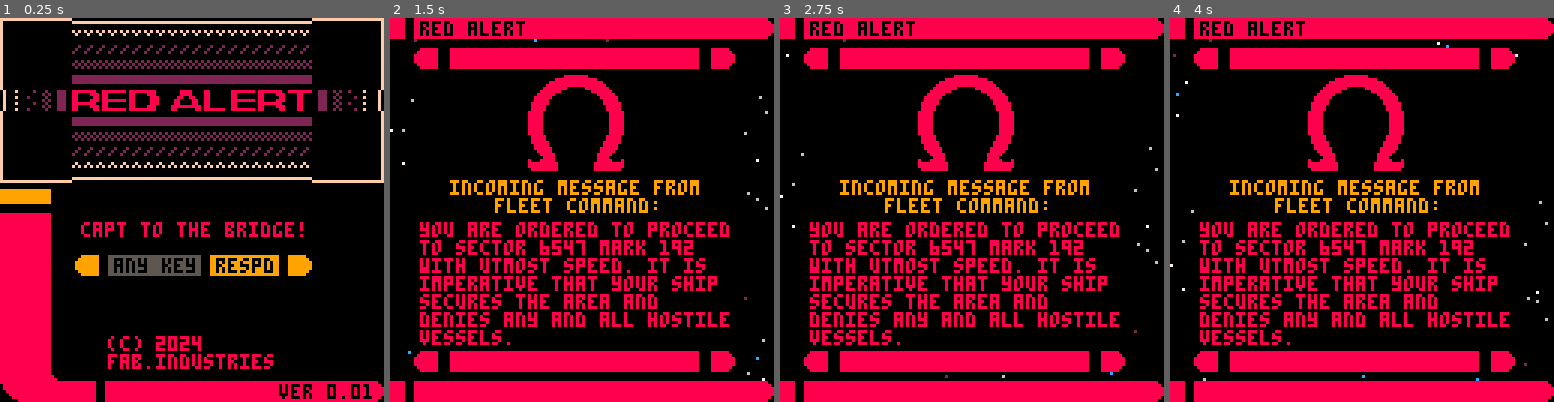
Above: before the commit, frames 1-4 (left to right).
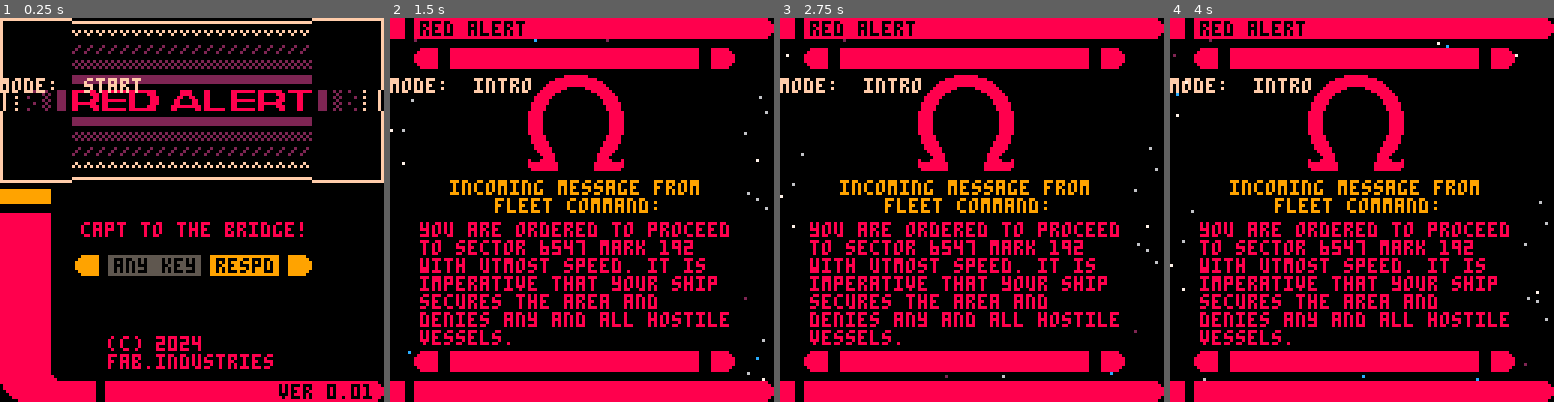
Above: after the commit, the same moments.

Repository: fab-industries/red-alert
Game: PICO-8 cartridge redalert.p8
The game is run twice, just before and just after one commit, with the same random seed, the same clock (stepped at 60 frames per second) and the same inputs.
Inputs:
- Up to frame 1 (0.25 s): no input
- Up to frame 2 (1.5 s): tap X (X key) at 0.33, 1.07 s; tap O (Z key) at 0.7 s
- Up to frame 3 (2.75 s): hold Right 1.6-2.1 s; tap O (Z key) at 1.7, 2.1, 2.5 s; tap X (X key) at 1.85 s; hold Up 2.15-2.42 s; hold Right from 2.47 s (still down)
- Up to frame 4 (4 s): tap O (Z key) at 2.9, 3.3, 3.7 s; tap X (X key) at 2.97 s; release Right at 3.03 s; hold Left 3.08-3.58 s; hold Down 3.63-3.97 s

The runs differ from the first frame. In frame 1, 0.5% of the frame differs, in the area x 0-37%, y 15-20%; in frame 2, 0.6%; in frame 3, 0.6%; in frame 4, 0.6%.

Commit message:
Debugged enemy spawning
Playing music now

Diff:
--- a/redalert.p8
+++ b/redalert.p8
@@ -8,12 +8,13 @@
  version="0.01"
 
  debug_setting={}
- debug_setting.info=false
+ debug_setting.info=true
  debug_setting.hideui=false
 
  cls(0)
  t=0
  mode="start"
+ music(0)
 end
 
 function _update()
@@ -77,6 +78,7 @@
 
  wave=0
  wavtime=0
+ wavspwned=false
 
  for i=1,500 do
   local newstar={}
@@ -292,6 +295,7 @@
  if btnrel then
   if btnp(❎) or btnp(🅾️) then
    btnrel=false
+   music(0)
    mode="start"
   end
  end
@@ -686,7 +690,17 @@
 function debug()
 
  if debug_setting.info then
-  --debug stuff goes here
+
+  print("mode:  "..mode,0,20,15)
+  if mode=="game" then
+   print("wave : "..wave,0,26,15)
+   print("timer: "..wavtime,0,32,15)
+   print("enems: "..#enemies,0,38,15)
+   local dead
+   dead=tostr(ship.dead)
+   print("dead:  "..dead,0,44,15)
+  end
+
  end
 
 end
@@ -1012,20 +1026,25 @@
 end
 
 function chk_wav()
-  if ship.dead=="false" and mode=="game" and wave>0 and #enemies==0 then
-   next_wav()
-  end
-
-  if wavtime==1 then
-   spawn_wav()
-   wavtime=0
-  else
-   wavtime-=1
-  end
+  if ship.dead==false and mode=="game" and wave>0 and #enemies==0 then
+   if wavspwned==false then
+    next_wav()
+    wavspwned=true
+   end
+
+	  if wavtime==1 then
+	   spwn_wav()
+	   wavtime=0
+	  else
+	   wavtime-=1
+	  end
+
+	 end
 end
 
 function spwn_wav()
    spwn_en()
+   wavspwned=false
 end
 
 function next_wav()
